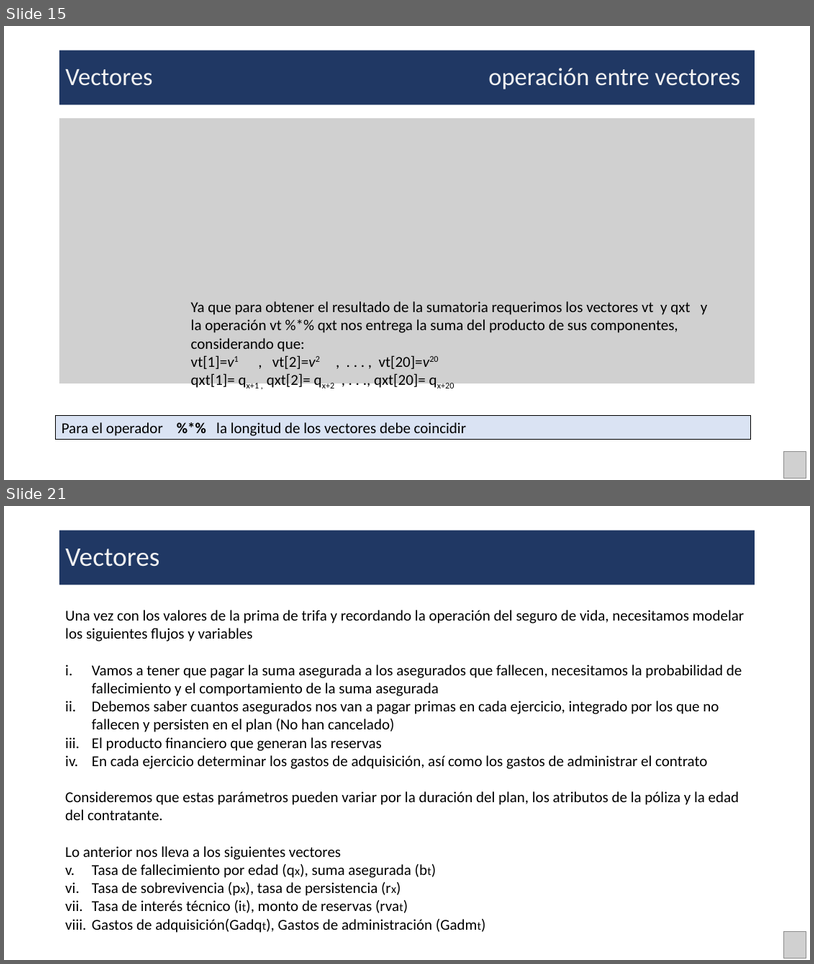
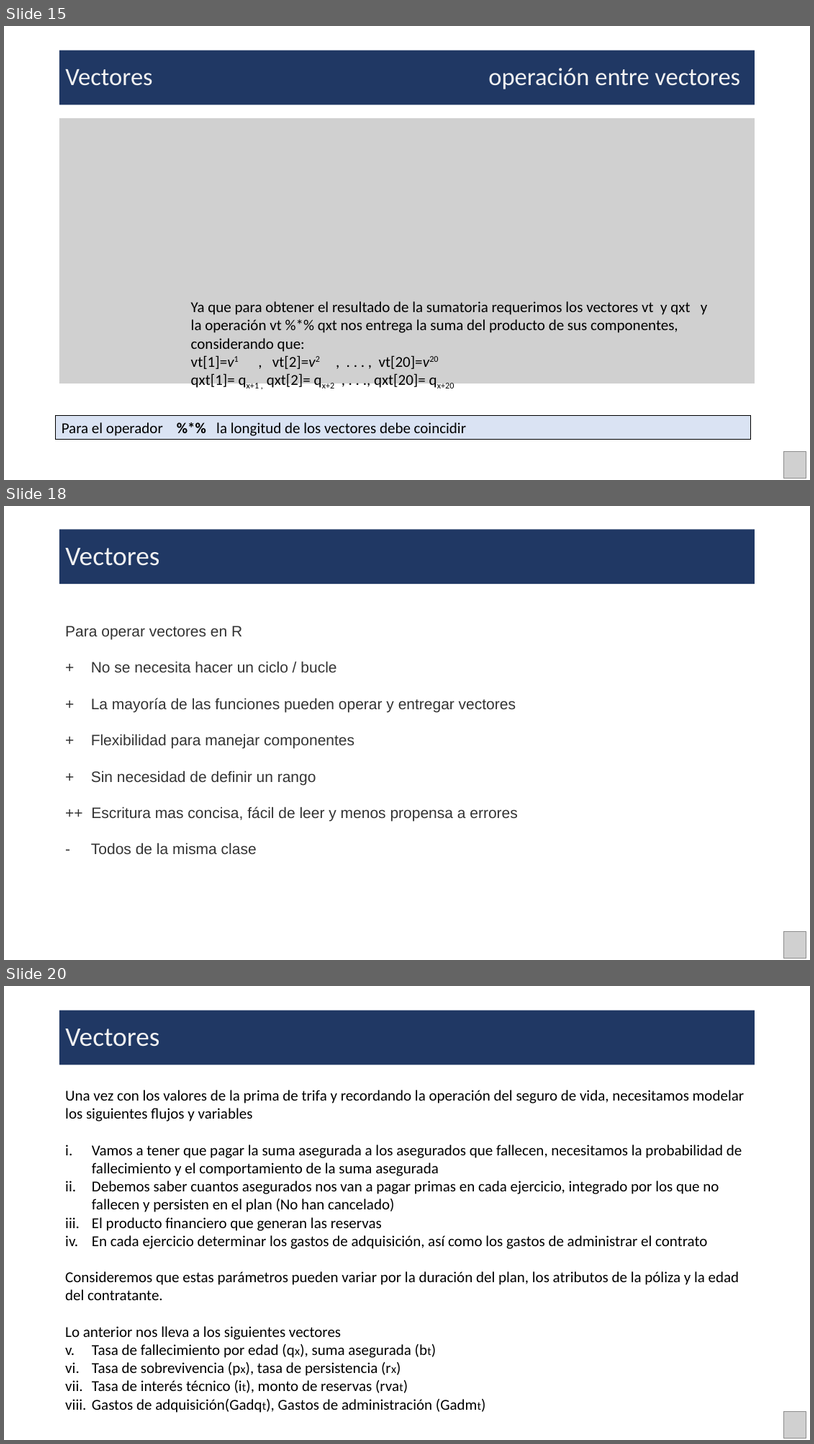
Before and after one commit to DeltaWiseC/PAct01, a slide deck: Presentacion.pptx. Shown one above the other, each under a label of ours: slides 15 and 21 before the commit, slides 15, 18 and 20 after it; the slides between them are not shown. The pictures are 814x964 and 814x1444 pixels, drawn with LibreOffice and Linux fonts; fonts in the diff are those of the drawing; grey boxes stand for pictures. Boxes give left, top, right and bottom in pixels: in the first picture for what was removed or moved away, otherwise in the second. Text is boxed around its words. In the diff, an @@ line names an element or a change of style, - is before the commit and + after.

```diff
--- a/Presentacion.pptx
+++ b/Presentacion.pptx
@@ slide 18 added at box(4, 506, 810, 960), background #FFFFFF @@
@@ title added at box(59, 529, 756, 584), fill #203864, 32 pt, text #F2F2F2 @@
+Vectores
@@ text added at box(65, 626, 517, 854), 18 pt, text #333333 @@
+Para operar vectores en R
++ No se necesita hacer un ciclo / bucle
++ La mayoría de las funciones pueden operar y entregar vectores
++ Flexibilidad para manejar componentes
++ Sin necesidad de definir un rango
+++ Escritura mas concisa, fácil de leer y menos propensa a errores
+- Todos de la misma clase
@@ picture added at box(784, 932, 806, 958) @@
@@ what was slide 21 is now slide 20 @@
```
Also in this commit, not shown: 5 slides changed, 6 other slides added, 2 slides removed, 5 other files.
